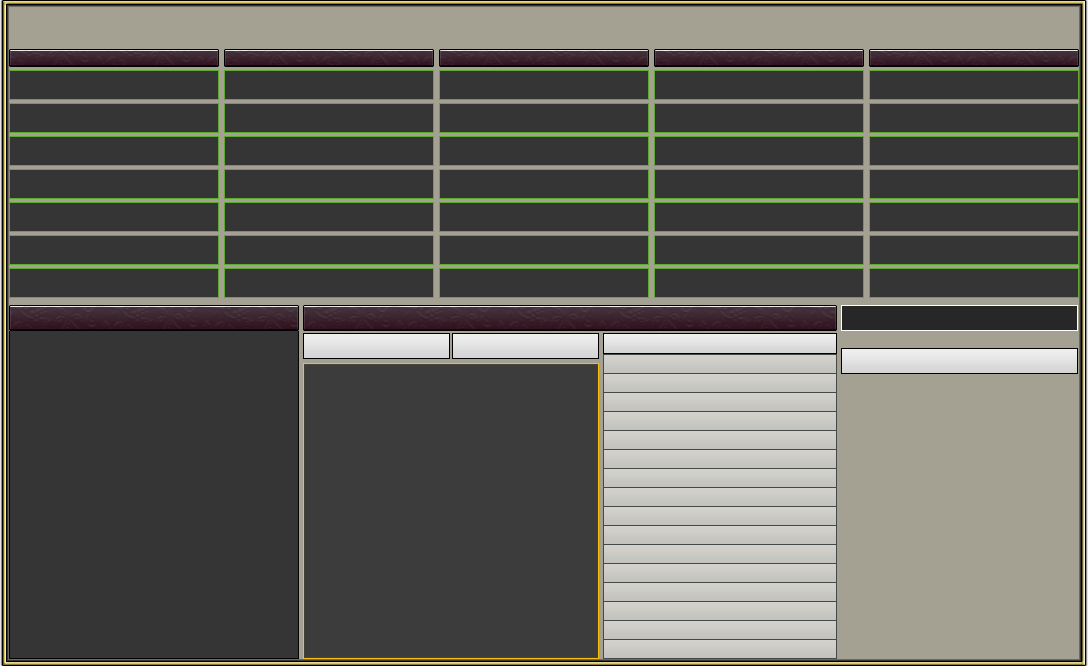
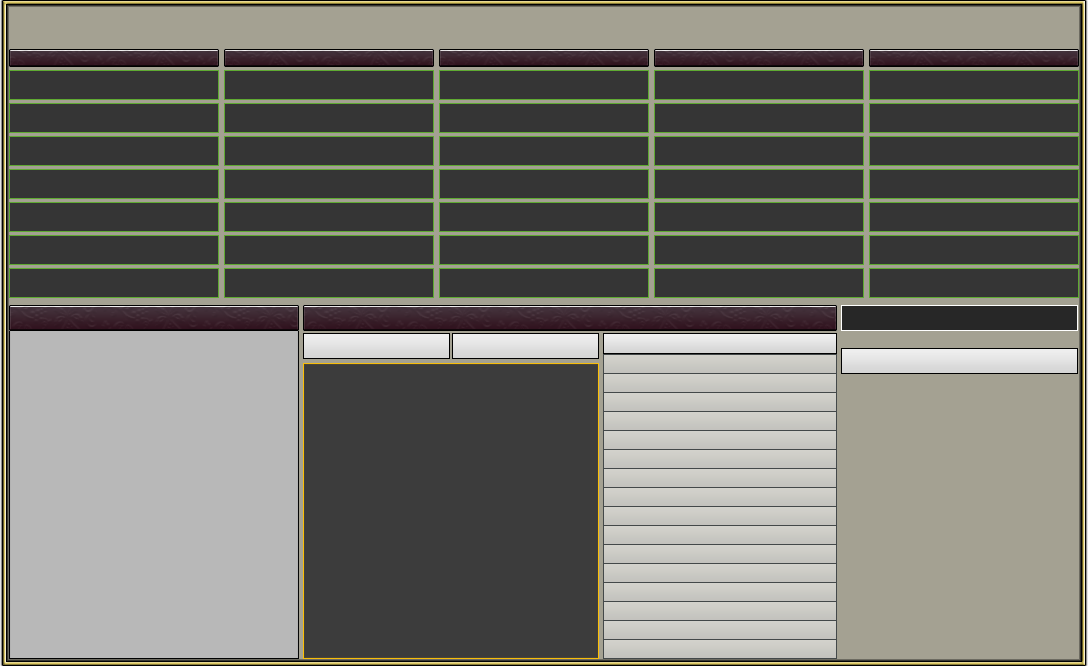
Revision of a layered 1088 × 666 image; what changed, layer by layer:
pixels changed over [10, 331, 298, 658] (layer not identified)